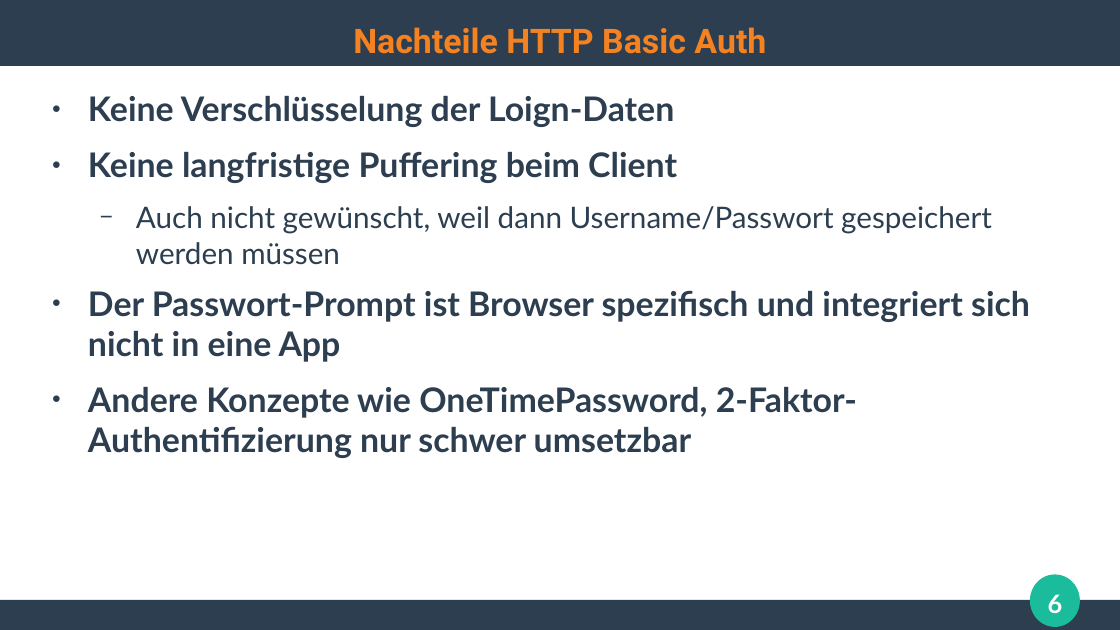
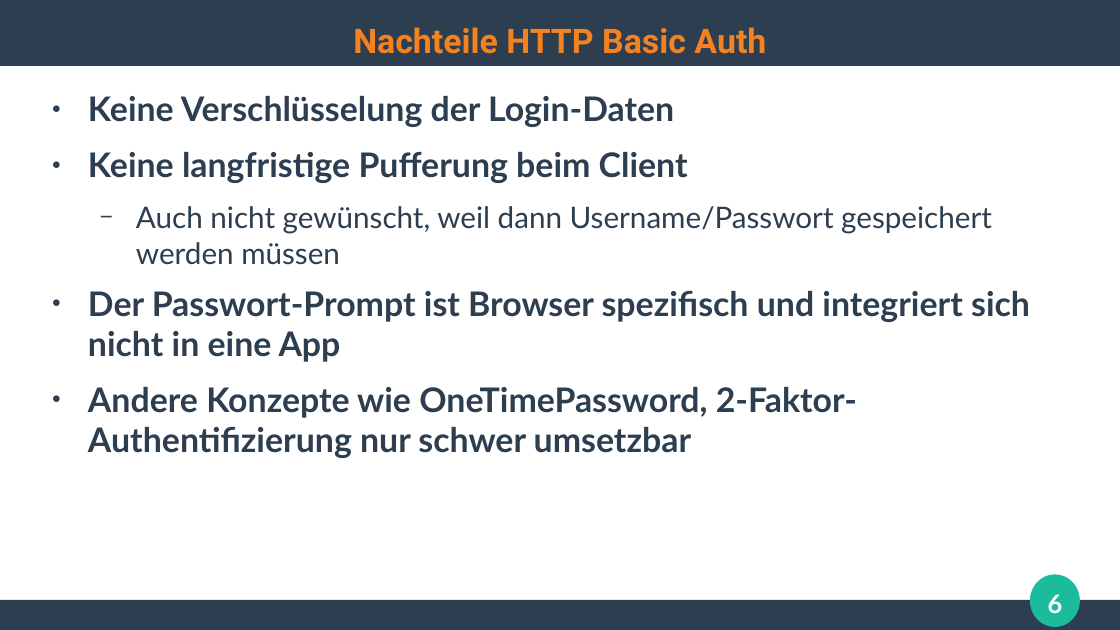
Before and after one commit to ghandmann/HS-AlbSig-WebAnwendungen2, a slide deck: slide 6 of Kapitel/07_Authentication.odp. Drawn at 1120x630 pixels with LibreOffice and Linux fonts; fonts in the diff are those of the drawing. Boxes give left, top, right and bottom in pixels: in the first picture for what was removed or moved away, otherwise in the second. Text is boxed around its words. In the diff, an @@ line names an element or a change of style, - is before the commit and + after.

Commit message:
Fix typos

```diff
--- a/Kapitel/07_Authentication.odp
+++ b/Kapitel/07_Authentication.odp
@@ text at (x1=88, y1=96, x2=688, y2=183): text changed @@
-● Keine Verschlüsselung der Loign-Daten
-● Keine langfristige Puffering beim Client
+● Keine Verschlüsselung der Login-Daten
+● Keine langfristige Pufferung beim Client
```
